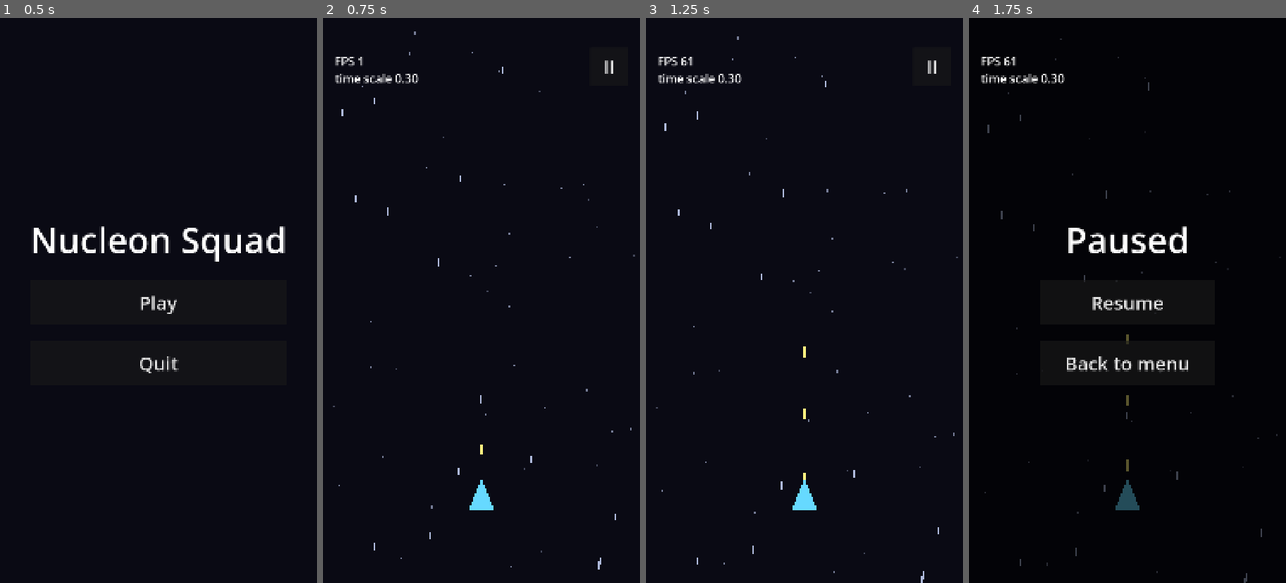
Above: before the commit, frames 1-4 (left to right).
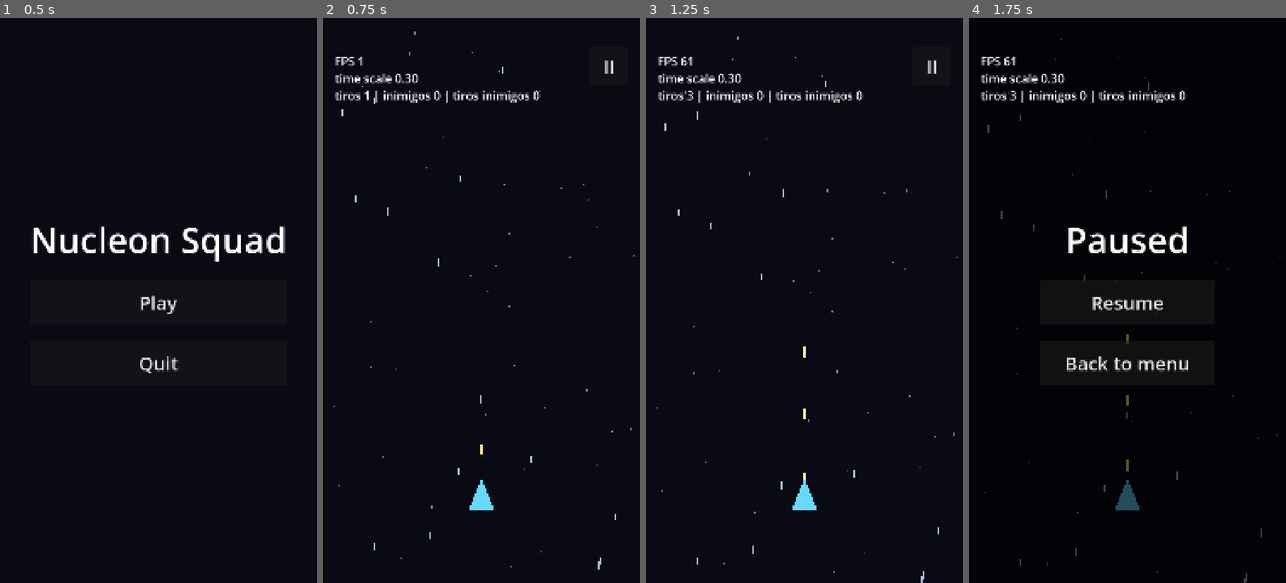
Above: after the commit, the same moments.

Repository: GDPonsoni/Nucleon-Squad-3D
Game: Godot game, scene res://scenes/menu.tscn
Same seed, same stepped clock (60 frames per second), same inputs: the game is played once before the commit and once after it.
Inputs:
- Up to frame 1 (0.5 s): no input
- Up to frame 2 (0.75 s): click "Play" at 0.5 s
- Up to frame 3 (1.25 s): no input
- Up to frame 4 (1.75 s): click "II" at 1.25 s

Frame 1 is identical in both runs. In frame 2, 0.6% of the frame differs, in the area x 3-69%, y 12-15%; in frame 3, 0.6%; in frame 4, 0.6%.

Commit message:
feat(enemies): adiciona primeiro inimigo que desce e atira reto
Inimigo e fase definidos em data/ (drone.tres e stage_01.tres), com
pool próprio para inimigos e tiros inimigos. Colisão por círculos
entre os tiros do jogador e os inimigos. O overlay de debug mostra a
contagem de objetos ativos.

Co-Authored-By: Claude Opus 5.5 <noreply@anthropic.com>

Diff:
--- /dev/null
+++ b/data/enemies/drone.tres
@@ -0,0 +1,18 @@
+[gd_resource type="Resource" script_class="EnemyData" format=3]
+
+[ext_resource type="Script" path="res://scripts/enemies/enemy_data.gd" id="1_script"]
+
+[resource]
+script = ExtResource("1_script")
+id = &"drone"
+max_hp = 6
+speed = 220.0
+radius = 48.0
+sides = 6
+color = Color(0.95, 0.2, 0.35, 1)
+fire_interval = 1.4
+first_shot_delay = 0.4
+bullet_speed = 700.0
+bullet_radius = 14.0
+bullet_damage = 1
+bullet_color = Color(1, 0.35, 0.75, 1)
--- /dev/null
+++ b/data/stages/stage_01.tres
@@ -0,0 +1,14 @@
+[gd_resource type="Resource" script_class="StageData" format=3]
+
+[ext_resource type="Script" path="res://scripts/enemies/stage_data.gd" id="1_script"]
+[ext_resource type="Script" path="res://scripts/enemies/enemy_data.gd" id="2_enemy_script"]
+[ext_resource type="Resource" path="res://data/enemies/drone.tres" id="3_drone"]
+
+[resource]
+script = ExtResource("1_script")
+id = &"stage_01"
+enemies = Array[ExtResource("2_enemy_script")]([ExtResource("3_drone")])
+start_delay = 1.5
+spawn_interval_min = 0.9
+spawn_interval_max = 1.8
+spawn_margin_x = 80.0
--- /dev/null
+++ b/scripts/core/combat_context.gd
@@ -0,0 +1,22 @@
+class_name CombatContext
+extends RefCounted
+## Referências compartilhadas entre armas, inimigos e colisão.
+
+var player_bullets: NodePool
+var enemy_bullets: NodePool
+var enemies: NodePool
+
+
+## Inimigo visível mais próximo de um ponto (null se não houver).
+func nearest_enemy(from: Vector2) -> Enemy:
+	var best: Enemy = null
+	var best_distance: float = INF
+	for item in enemies.active:
+		var enemy := item as Enemy
+		if not enemy.is_on_screen():
+			continue
+		var distance: float = from.distance_squared_to(enemy.position)
+		if distance < best_distance:
+			best_distance = distance
+			best = enemy
+	return best
--- /dev/null
+++ b/scripts/core/combat_system.gd
@@ -0,0 +1,29 @@
+class_name CombatSystem
+extends Node
+## Colisões por círculos, sem física: tiros do jogador x inimigos.
+## Fica por último na árvore para rodar depois dos movimentos.
+
+var _context: CombatContext
+
+
+func setup(context: CombatContext) -> void:
+	_context = context
+
+
+func _process(_delta: float) -> void:
+	_player_bullets_vs_enemies()
+
+
+func _player_bullets_vs_enemies() -> void:
+	var bullets: Array[PoolItem] = _context.player_bullets.active
+	var enemies: Array[PoolItem] = _context.enemies.active
+	# De trás para frente: o projétil atual pode ser devolvido ao pool
+	for i in range(bullets.size() - 1, -1, -1):
+		var bullet := bullets[i] as Bullet
+		for item in enemies:
+			var enemy := item as Enemy
+			var reach: float = bullet.radius + enemy.radius
+			if bullet.position.distance_squared_to(enemy.position) <= reach * reach:
+				_context.player_bullets.release(bullet)
+				enemy.take_damage(bullet.damage)
+				break
--- a/scripts/core/game.gd
+++ b/scripts/core/game.gd
@@ -4,6 +4,9 @@
 var touch_input: TouchInput
 var player: Player
 var player_bullets: NodePool
+var enemy_bullets: NodePool
+var enemies: NodePool
+var context: CombatContext
 var gun: AutoGun
 var time_controller: TimeController
 
@@ -24,20 +27,46 @@
 	player_bullets.name = "PlayerBullets"
 	add_child(player_bullets)
 
+	context = CombatContext.new()
+	context.player_bullets = player_bullets
+
+	enemy_bullets = NodePool.new(Bullet.new, Params.enemy_bullet_pool_size)
+	enemy_bullets.name = "EnemyBullets"
+	context.enemy_bullets = enemy_bullets
+
+	enemies = NodePool.new(_create_enemy, Params.enemy_pool_size)
+	enemies.name = "Enemies"
+	add_child(enemies)
+	context.enemies = enemies
+
 	player = Player.new()
 	player.name = "Player"
 	add_child(player)
 	player.bind_input(touch_input)
+
+	# Tiros inimigos por cima da nave, para ficarem sempre visíveis
+	add_child(enemy_bullets)
 
 	gun = AutoGun.new()
 	gun.name = "AutoGun"
 	add_child(gun)
 	gun.setup(player, player_bullets)
 
+	var spawner := EnemySpawner.new()
+	spawner.name = "EnemySpawner"
+	add_child(spawner)
+	spawner.setup(load(Params.stage_path) as StageData, enemies)
+
 	time_controller = TimeController.new()
 	time_controller.name = "TimeController"
 	add_child(time_controller)
 	time_controller.bind_input(touch_input)
+
+	# Por último entre os nós de lógica: roda depois dos movimentos
+	var combat := CombatSystem.new()
+	combat.name = "CombatSystem"
+	add_child(combat)
+	combat.setup(context)
 
 	var pause_menu := PauseMenu.new()
 	pause_menu.name = "PauseMenu"
@@ -46,4 +75,16 @@
 	if Params.debug_overlay_enabled and OS.is_debug_build():
 		var overlay := DebugOverlay.new()
 		overlay.name = "DebugOverlay"
+		overlay.stats = _debug_stats
 		add_child(overlay)
+
+
+func _create_enemy() -> PoolItem:
+	var enemy := Enemy.new()
+	enemy.bullets = enemy_bullets
+	return enemy
+
+
+func _debug_stats() -> String:
+	return "tiros %d | inimigos %d | tiros inimigos %d" % [
+		player_bullets.active.size(), enemies.active.size(), enemy_bullets.active.size()]
--- a/scripts/core/node_pool.gd
+++ b/scripts/core/node_pool.gd
@@ -12,8 +12,7 @@
 func _init(factory: Callable, size: int) -> void:
 	for i in size:
 		var item: PoolItem = factory.call()
-		add_child(item)
-		item.deactivate()
+		add_child(item)  # o item se desativa no próprio _ready
 		item.expired.connect(release)
 		_free.append(item)
 
--- a/scripts/core/params.gd
+++ b/scripts/core/params.gd
@@ -41,3 +41,9 @@
 var bullet_size: Vector2 = Vector2(10.0, 36.0)
 var bullet_color: Color = Color(1.0, 0.95, 0.5)
 var player_bullet_pool_size: int = 128
+
+# --- Inimigos e fase (tipos e ondas ficam em data/) ---
+var stage_path: String = "res://data/stages/stage_01.tres"
+var enemy_pool_size: int = 24
+var enemy_bullet_pool_size: int = 160
+var enemy_hit_flash_seconds: float = 0.06
--- a/scripts/core/pool_item.gd
+++ b/scripts/core/pool_item.gd
@@ -4,6 +4,11 @@
 ## A subclasse define seu activate(...) e chama _set_active() ao final.
 
 signal expired(item: PoolItem)
+
+
+func _ready() -> void:
+	# O Godot reativa o _process ao entrar na árvore: começa desligado
+	deactivate()
 
 
 func deactivate() -> void:
--- /dev/null
+++ b/scripts/enemies/enemy.gd
@@ -0,0 +1,76 @@
+class_name Enemy
+extends PoolItem
+## Inimigo reutilizável: desce em linha reta e atira reto para baixo.
+
+var data: EnemyData
+var hp: int = 0
+var radius: float = 0.0
+var bullets: NodePool  # projéteis inimigos
+
+var _fire_cooldown: float = 0.0
+var _flash_left: float = 0.0
+
+
+func activate(enemy_data: EnemyData, pos: Vector2) -> void:
+	data = enemy_data
+	hp = data.max_hp
+	radius = data.radius
+	position = pos
+	_fire_cooldown = data.first_shot_delay
+	_flash_left = 0.0
+	queue_redraw()
+	_set_active()
+
+
+func is_on_screen() -> bool:
+	return position.y > get_viewport_rect().position.y + radius
+
+
+func take_damage(amount: int) -> void:
+	if not visible:
+		return
+	hp -= amount
+	_flash_left = Params.enemy_hit_flash_seconds
+	queue_redraw()
+	if hp <= 0:
+		expire()
+
+
+func _process(delta: float) -> void:
+	position.y += data.speed * delta
+	if position.y - radius > get_viewport_rect().end.y:
+		expire()
+		return
+
+	if is_on_screen():
+		_fire_cooldown -= delta
+		if _fire_cooldown <= 0.0:
+			_fire_cooldown += data.fire_interval
+			_shoot()
+
+	if _flash_left > 0.0:
+		_flash_left -= delta
+		if _flash_left <= 0.0:
+			queue_redraw()
+
+
+func _shoot() -> void:
+	var bullet := bullets.acquire() as Bullet
+	if bullet == null:
+		return
+	var size := Vector2.ONE * data.bullet_radius * 2.0
+	bullet.activate(position + Vector2(0.0, radius), Vector2(0.0, data.bullet_speed),
+		data.bullet_damage, size, data.bullet_color, Bullet.Shape.CIRCLE)
+
+
+func _draw() -> void:
+	var color: Color = Color.WHITE if _flash_left > 0.0 else data.color
+	var outer := PackedVector2Array()
+	var inner := PackedVector2Array()
+	for i in data.sides:
+		# Vértice para baixo, apontando para o jogador
+		var dir := Vector2.from_angle(PI * 0.5 + TAU * i / data.sides)
+		outer.append(dir * radius)
+		inner.append(dir * radius * 0.45)
+	draw_colored_polygon(outer, color)
+	draw_colored_polygon(inner, color.darkened(0.5))
--- /dev/null
+++ b/scripts/enemies/enemy_data.gd
@@ -0,0 +1,18 @@
+class_name EnemyData
+extends Resource
+## Definição de um tipo de inimigo. Valores em data/enemies/*.tres.
+
+@export var id: StringName
+@export var max_hp: int = 6
+@export var speed: float = 220.0  # px/s para baixo
+@export var radius: float = 48.0  # colisão e desenho
+@export var sides: int = 6  # polígono do placeholder
+@export var color: Color = Color(0.95, 0.2, 0.35)
+
+@export_group("Tiro")
+@export var fire_interval: float = 1.4
+@export var first_shot_delay: float = 0.4  # após entrar na tela
+@export var bullet_speed: float = 700.0
+@export var bullet_radius: float = 14.0
+@export var bullet_damage: int = 1
+@export var bullet_color: Color = Color(1.0, 0.35, 0.75)
--- /dev/null
+++ b/scripts/enemies/enemy_spawner.gd
@@ -0,0 +1,33 @@
+class_name EnemySpawner
+extends Node
+## Faz os inimigos da fase surgirem acima da tela, em intervalos aleatórios.
+
+var _stage: StageData
+var _enemies: NodePool
+var _cooldown: float = 0.0
+
+
+func setup(stage: StageData, enemies: NodePool) -> void:
+	_stage = stage
+	_enemies = enemies
+	_cooldown = stage.start_delay
+
+
+func _process(delta: float) -> void:
+	_cooldown -= delta
+	if _cooldown > 0.0:
+		return
+	_cooldown += randf_range(_stage.spawn_interval_min, _stage.spawn_interval_max)
+	_spawn()
+
+
+func _spawn() -> void:
+	if _stage.enemies.is_empty():
+		return
+	var enemy := _enemies.acquire() as Enemy
+	if enemy == null:
+		return
+	var data: EnemyData = _stage.enemies.pick_random()
+	var rect: Rect2 = get_viewport().get_visible_rect()
+	var x: float = randf_range(rect.position.x + _stage.spawn_margin_x, rect.end.x - _stage.spawn_margin_x)
+	enemy.activate(data, Vector2(x, rect.position.y - data.radius))
--- /dev/null
+++ b/scripts/enemies/stage_data.gd
@@ -0,0 +1,11 @@
+class_name StageData
+extends Resource
+## Definição de uma fase: quais inimigos aparecem e com que frequência.
+## Valores em data/stages/*.tres.
+
+@export var id: StringName
+@export var enemies: Array[EnemyData] = []
+@export var start_delay: float = 1.5
+@export var spawn_interval_min: float = 0.9
+@export var spawn_interval_max: float = 1.8
+@export var spawn_margin_x: float = 80.0  # distância mínima das bordas laterais
--- a/scripts/ui/debug_overlay.gd
+++ b/scripts/ui/debug_overlay.gd
@@ -2,6 +2,9 @@
 extends CanvasLayer
 ## Mostra FPS e time scale no canto da tela (só em build de debug).
 ## Texto técnico de debug: fica fora da tabela de tradução.
+
+## Opcional: função que retorna uma linha extra (ex.: contagem de objetos).
+var stats: Callable
 
 var _label: Label
 
@@ -17,5 +20,7 @@
 
 func _process(_delta: float) -> void:
 	var text: String = "FPS %d\ntime scale %.2f" % [Engine.get_frames_per_second(), Engine.time_scale]
+	if stats.is_valid():
+		text += "\n" + stats.call()
 	if _label.text != text:
 		_label.text = text
Not shown, added: scripts/core/combat_context.gd.uid
Not shown, added: scripts/core/combat_system.gd.uid
Not shown, added: scripts/enemies/enemy.gd.uid
Not shown, added: scripts/enemies/enemy_data.gd.uid
Not shown, added: scripts/enemies/enemy_spawner.gd.uid
Not shown, added: scripts/enemies/stage_data.gd.uid
Not shown, removed: scripts/enemies/.gitkeep
